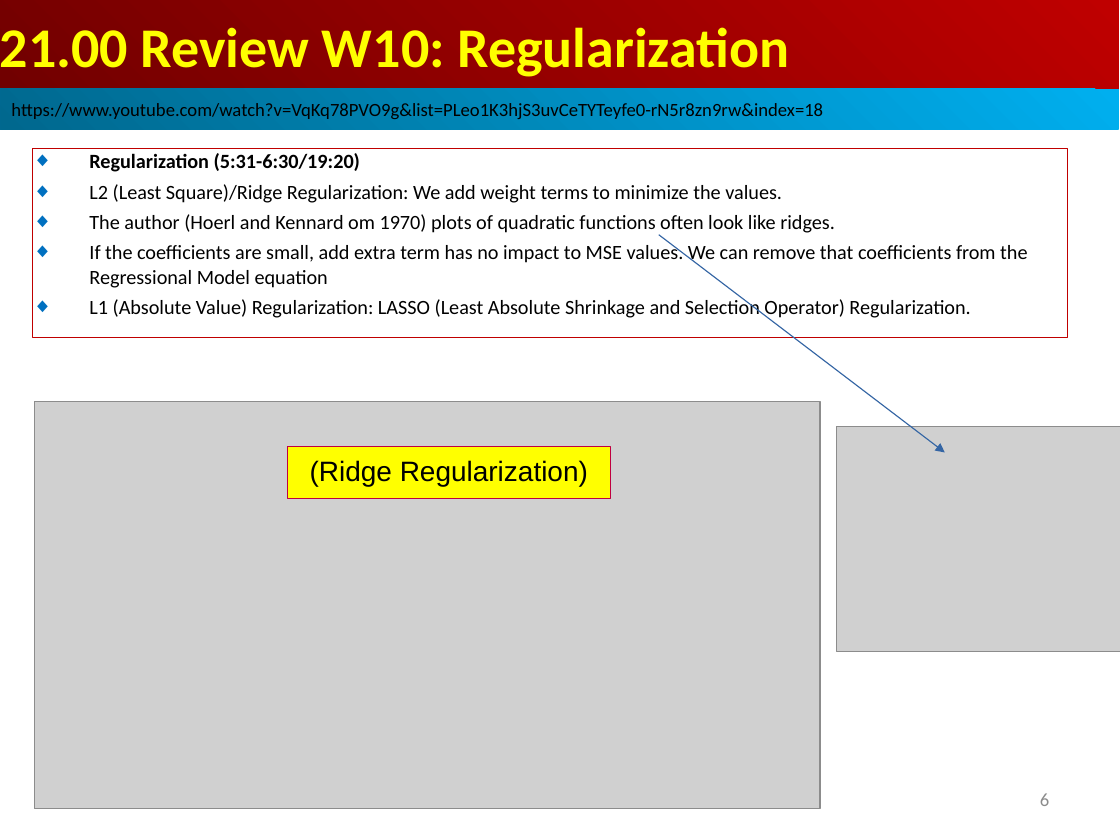
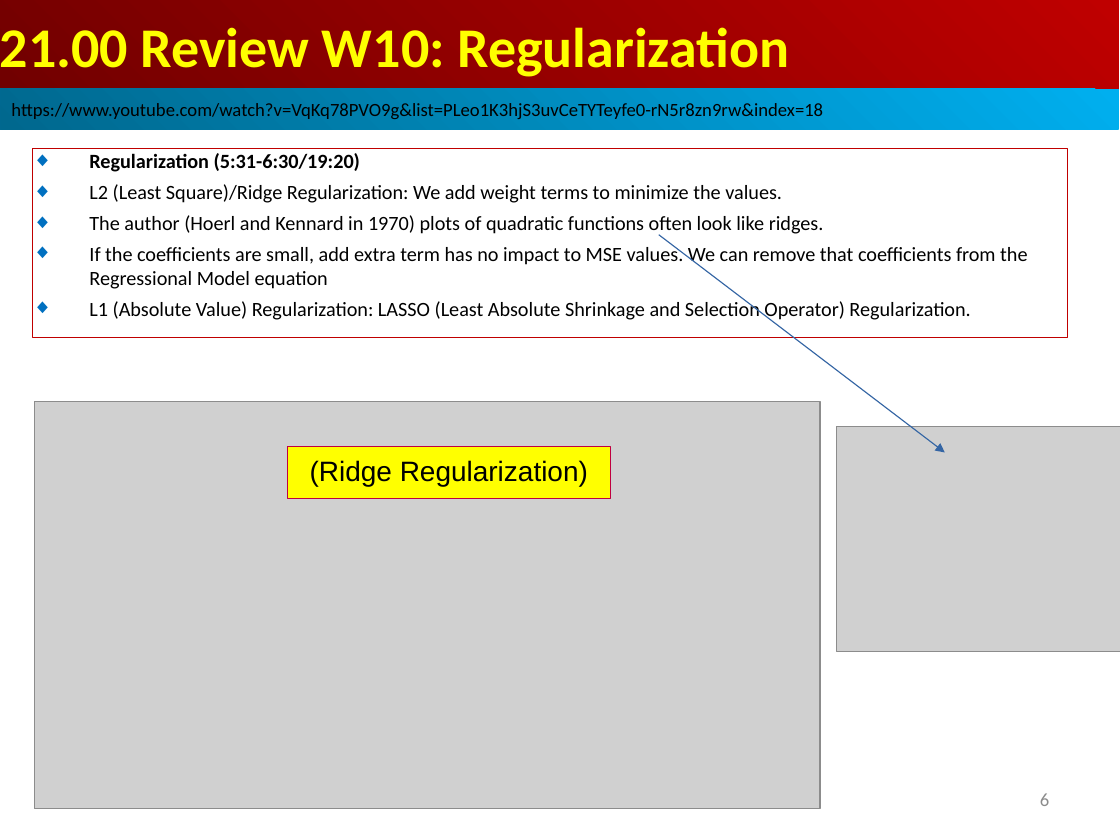
Before and after one commit to peterhchen/AIU_CS512_DL, a slide deck: slide 6 of 000_Lecture_Project/week11/001_Video/21.00_w10_review01_Regularization.ppt. Drawn at 1120x840 pixels with LibreOffice and Linux fonts; fonts in the diff are those of the drawing; grey boxes stand for pictures. Boxes give left, top, right and bottom in pixels: in the first picture for what was removed or moved away, otherwise in the second. Text is boxed around its words. In the diff, an @@ line names an element or a change of style, - is before the commit and + after.

```diff
--- a/000_Lecture_Project/week11/001_Video/21.00_w10_review01_Regularization.ppt
+++ b/000_Lecture_Project/week11/001_Video/21.00_w10_review01_Regularization.ppt
@@ text in rectangle at <box>89,215,824,236</box>: text changed @@
-◆ The author (Hoerl and Kennard om 1970) plots of quadratic functions often look like ridges.
+◆ The author (Hoerl and Kennard in 1970) plots of quadratic functions often look like ridges.
```
Also in this commit, not shown: 2 other files.
